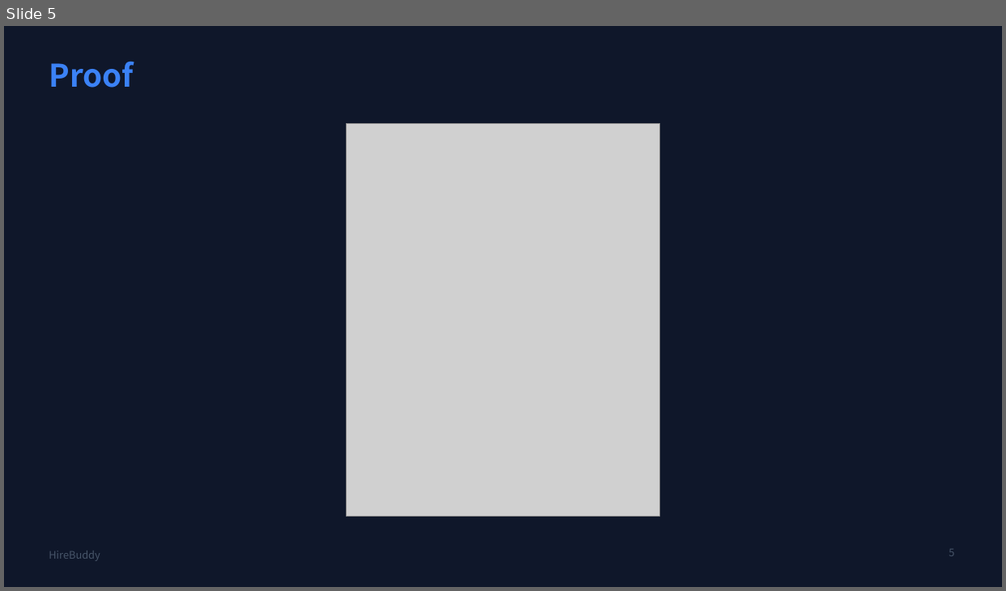
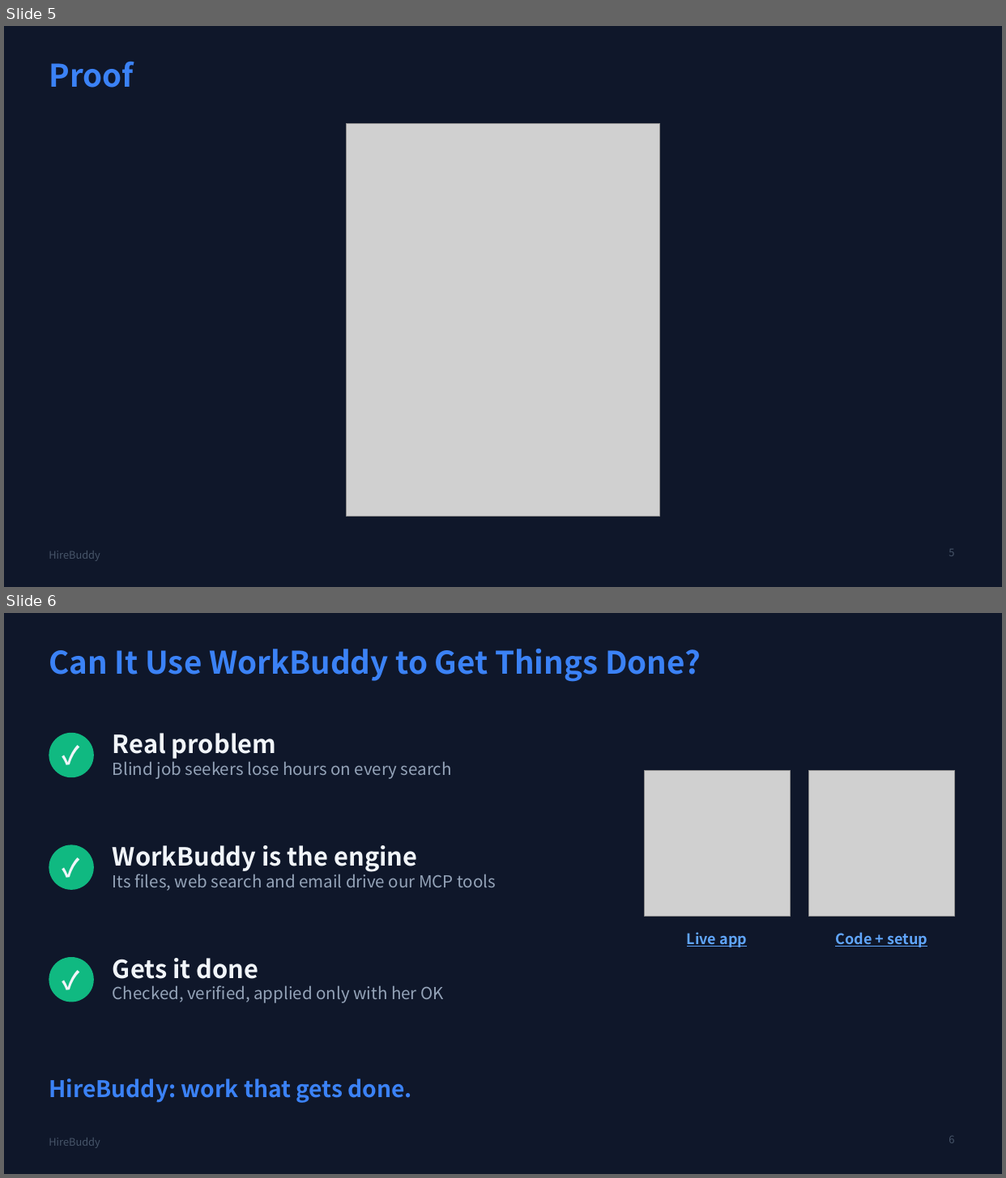
Before and after one commit to Josan88/job-buddy, a slide deck: hirebuddy-pitch.pptx. Shown one above the other, each under a label of ours: slide 5 before the commit, slides 5 and 6 after it. The pictures are 1006x591 and 1006x1178 pixels, drawn with LibreOffice and Linux fonts; fonts in the diff are those of the drawing; grey boxes stand for pictures. Boxes give left, top, right and bottom in pixels: in the first picture for what was removed or moved away, otherwise in the second. Text is boxed around its words. In the diff, an @@ line names an element or a change of style, - is before the commit and + after.

```diff
--- a/hirebuddy-pitch.pptx
+++ b/hirebuddy-pitch.pptx
@@ slide 6 added at <box>4,613,1002,1174</box>, background #0F172A; not listed: 1 template element that a slide beside it also shows @@
@@ title added at <box>49,649,701,682</box>, 30 pt, text #3B82F6, bold @@
+Can It Use WorkBuddy to Get Things Done?
@@ ellipse added at <box>49,733,94,777</box>, fill #10B981 @@
@@ text added at <box>49,733,94,777</box>, 24 pt, text #F1F5F9, bold @@
+✓
@@ text added at <box>113,733,452,779</box>, 16 pt, text #94A3B8 @@
+Real problem
+Blind job seekers lose hours on every search
@@ picture added at <box>644,770,790,916</box> @@
@@ picture added at <box>809,770,955,916</box> @@
@@ ellipse added at <box>49,845,94,890</box>, fill #10B981 @@
@@ text added at <box>49,845,94,890</box>, 24 pt, text #F1F5F9, bold @@
+✓
@@ text added at <box>113,845,496,891</box>, 16 pt, text #94A3B8 @@
+WorkBuddy is the engine
+Its files, web search and email drive our MCP tools
@@ text added at <box>687,932,747,948</box>, 14 pt, text #60A5FA, bold, underline @@
+Live app
@@ text added at <box>835,932,927,948</box>, 14 pt, text #60A5FA, bold, underline @@
+Code + setup
@@ ellipse added at <box>49,957,94,1003</box>, fill #10B981 @@
@@ text added at <box>49,957,94,1003</box>, 24 pt, text #F1F5F9, bold @@
+✓
@@ text added at <box>113,958,443,1003</box>, 16 pt, text #94A3B8 @@
+Gets it done
+Checked, verified, applied only with her OK
@@ text added at <box>49,1079,412,1103</box>, 22 pt, text #3B82F6, bold @@
+HireBuddy: work that gets done.
@@ page number added at <box>948,1136,954,1144</box>, 10 pt, text #475569 @@
+6
```
Also in this commit, not shown: 1 slide removed.
